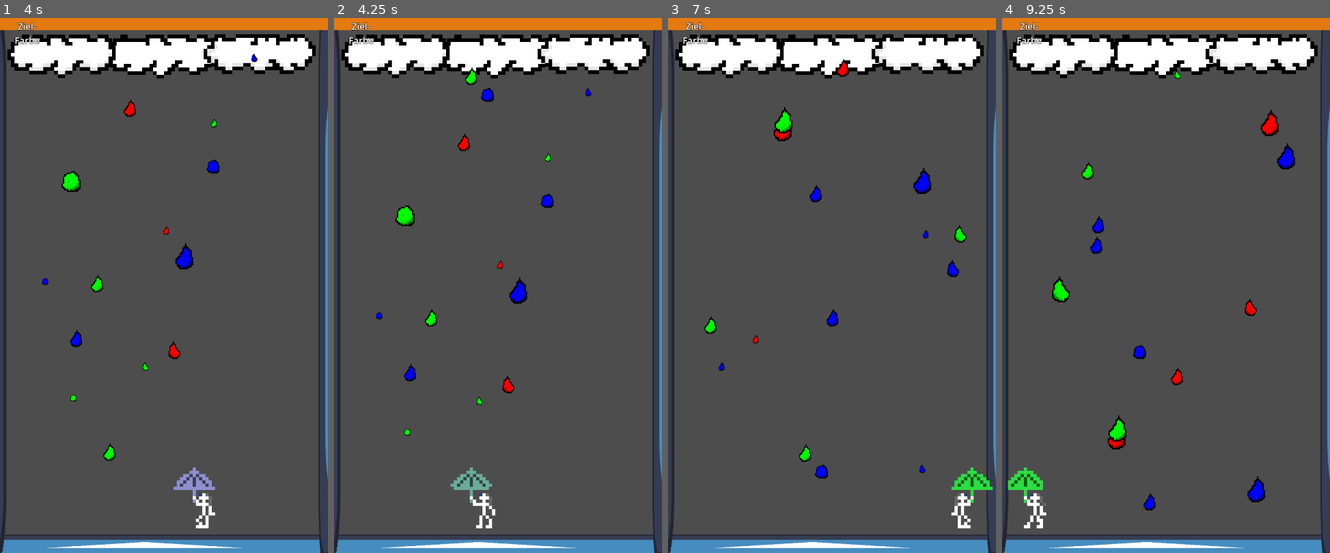
Above: before the commit, frames 1-4 (left to right).
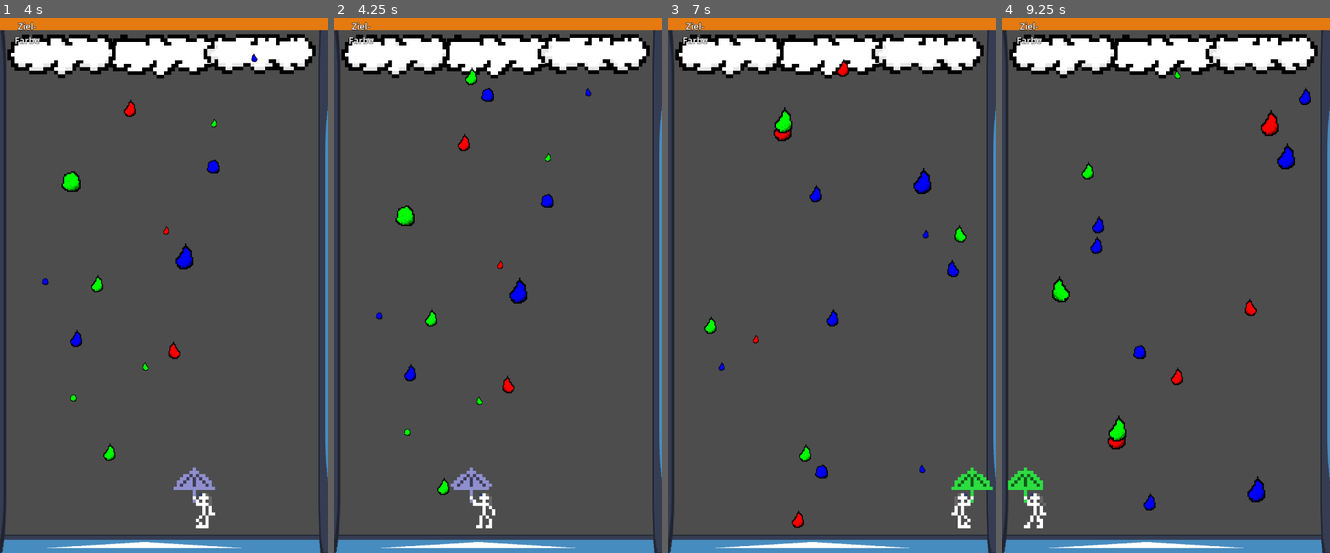
Above: after the commit, the same moments.

Repository: Gellardo/gamejam-farbe-bekennen
Game: Godot game, scene res://game.tscn
Two runs of this game, one before a commit and one after it. Both use one fixed random seed, a clock stepped at 60 frames per second and the inputs below. The engine's default icon, where the game draws it, is replaced by a stand-in: a white triangle on a blue panel in a dark square.
Inputs:
- Up to frame 1 (4 s): tap Enter at 0.5 s; hold Right (right) 0.53-1.28 s; hold Left (left) 1.28-2.03 s; hold Right (right) 2.03-3.53 s; hold Left (left) from 3.53 s (still down)
- Up to frame 2 (4.25 s): keep holding Left (left)
- Up to frame 3 (7 s): release Left (left) at 5.78 s; hold Right (right) from 5.78 s (still down)
- Up to frame 4 (9.25 s): release Right (right) at 8.03 s; hold Left (left) from 8.03 s (still down)

Frame 1 is identical in both runs. In frame 2, 0.4% of the frame differs, in the area x 31-49%, y 83-91%; in frame 3, less than 0.1%; in frame 4, less than 0.1%.

Commit message:
Fix collisions for scaled drops

Diff:
--- a/scripts/tropfen.gd
+++ b/scripts/tropfen.gd
@@ -31,8 +31,8 @@
     if sprite:
         sprite.scale = Vector2(size, size)
         var capsule = collision.shape.duplicate() as CapsuleShape2D
-        capsule.radius *= 2
-        capsule.radius *= 2
+        capsule.height *= new_size
+        capsule.radius *= new_size
         collision.shape = capsule
 
 
